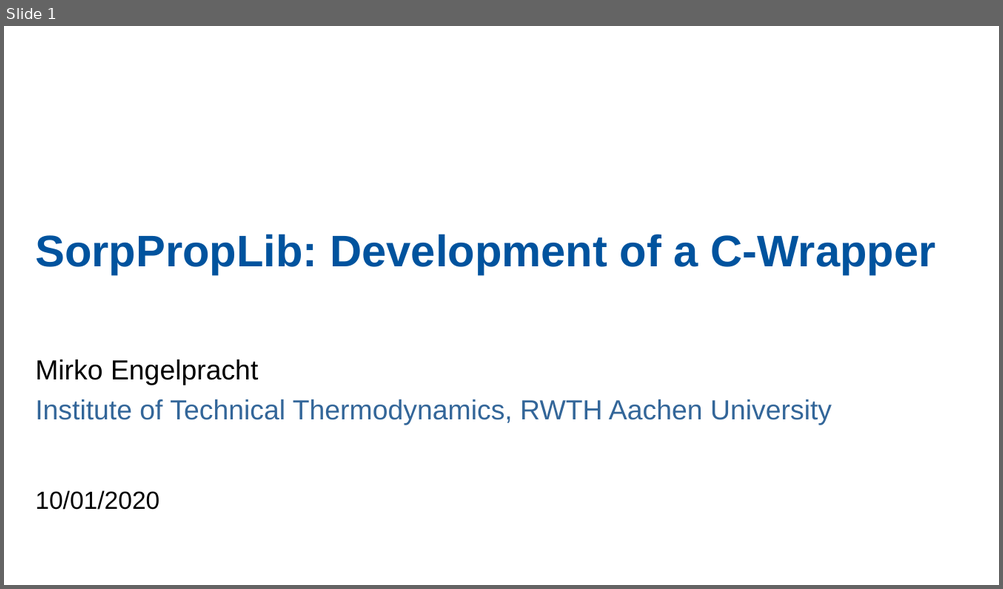
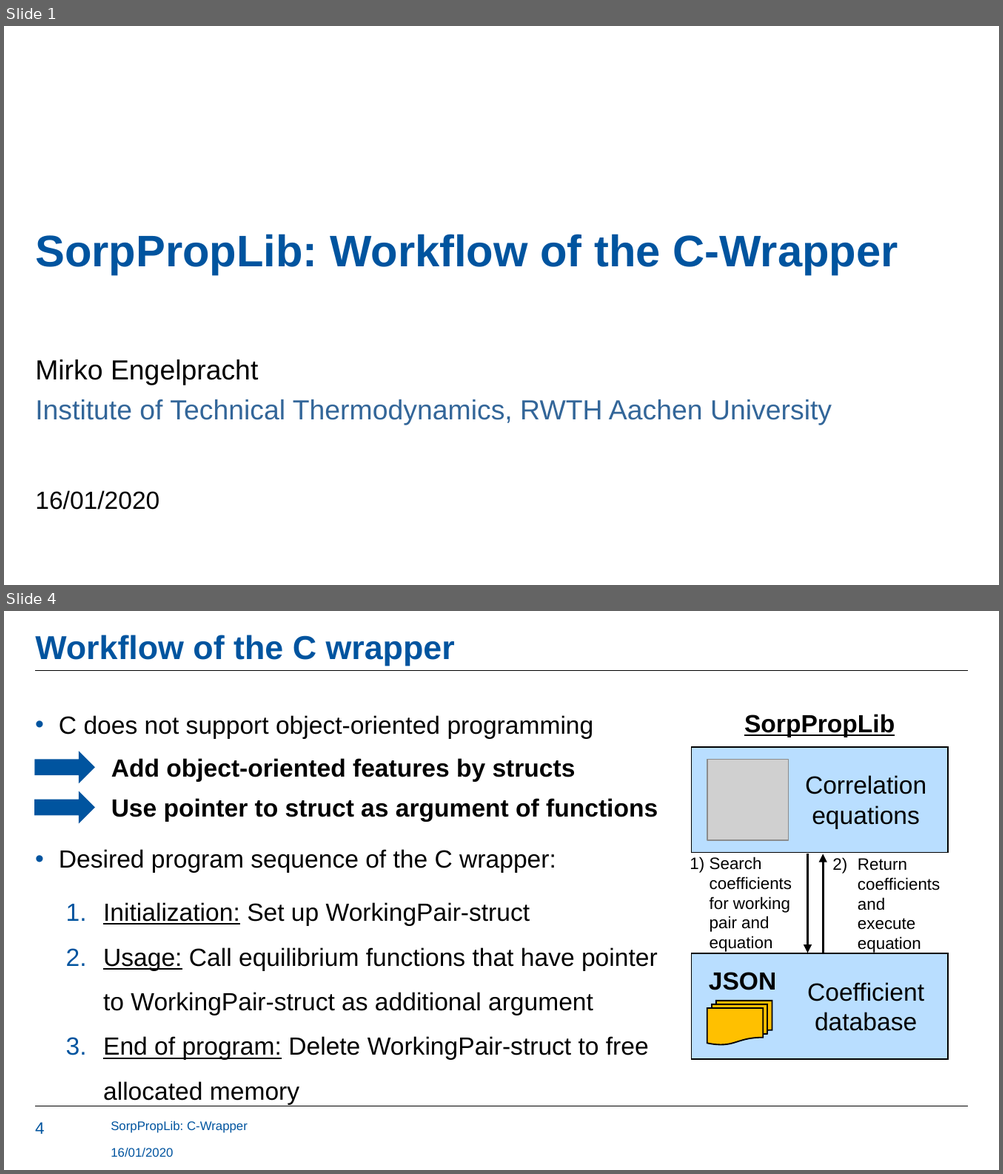
Before and after one commit to carlesRT/sorpproplib_JSON, a slide deck: c_wrapper/SorpPropLib_CWrapper.pptx. Shown one above the other, each under a label of ours: slide 1 before the commit, slides 1 and 4 after it; the slides between them are not shown. The pictures are 1003x589 and 1003x1174 pixels, drawn with LibreOffice and Linux fonts; fonts in the diff are those of the drawing; grey boxes stand for pictures; background and template pictures are left out. Boxes give left, top, right and bottom in pixels: in the first picture for what was removed or moved away, otherwise in the second. Text is boxed around its words. In the diff, an @@ line names an element or a change of style, - is before the commit and + after.

Commit message:
Updated workflow of C wrapper

```diff
--- a/c_wrapper/SorpPropLib_CWrapper.pptx
+++ b/c_wrapper/SorpPropLib_CWrapper.pptx
@@ slide 4 added at (4, 611, 999, 1170), background #FFFFFF @@
@@ title added at (35, 635, 455, 666), 24 pt, text #00549F, bold @@
+Workflow of the C wrapper
@@ line added from (35, 671) to (967, 671), #000000 0.5 pt @@
@@ text added at (59, 715, 657, 1101), 18 pt, text #000000 @@
+• C does not support object-oriented programming
+• Desired program sequence of the C wrapper:
+1. Initialization: Set up WorkingPair-struct
+2. Usage: Call equilibrium functions that have pointer to WorkingPair-struct as additional argument
+3. End of program: Delete WorkingPair-struct to free allocated memory
@@ right arrow added at (35, 752, 94, 782), fill #00549F, outline #00549F 1 pt @@
@@ text added at (111, 758, 575, 781), 18 pt, text #000000, bold @@
+Add object-oriented features by structs
@@ right arrow added at (35, 793, 94, 823), fill #00549F, outline #00549F 1 pt @@
@@ text added at (111, 798, 657, 821), 18 pt, text #000000, bold @@
+Use pointer to struct as argument of functions
@@ group added at (689, 714, 948, 1059): 6 texts, 2 rectangles, 2 arrows, 1 flow chart multidocument, 1 picture @@
+JSON
+Coefficient
+database
+Correlation equations
+SorpPropLib
+1) Search coefficients for working pair and equation
+2) Return coefficients and execute equation
@@ line added from (35, 1106) to (967, 1106), #000000 0.5 pt @@
@@ text added at (111, 1121, 247, 1133), 9 pt, text #00549F @@
+SorpPropLib: C-Wrapper
@@ page number added at (35, 1122, 44, 1134), 12 pt, text #00549F @@
+4
@@ text added at (111, 1147, 173, 1158), 9 pt, text #00549F @@
+16/01/2020
@@ slide 1 changed as well @@
@@ title at (35, 234, 897, 275): text changed; text colour #00539E to #00549F @@
-SorpPropLib: Development of a C-Wrapper
+SorpPropLib: Workflow of the C-Wrapper
@@ text at (35, 491, 159, 510): text changed @@
-10/01/2020
+16/01/2020
```
Also in this commit, not shown: 6 other slides changed, 6 other slides added, 7 slides removed.
